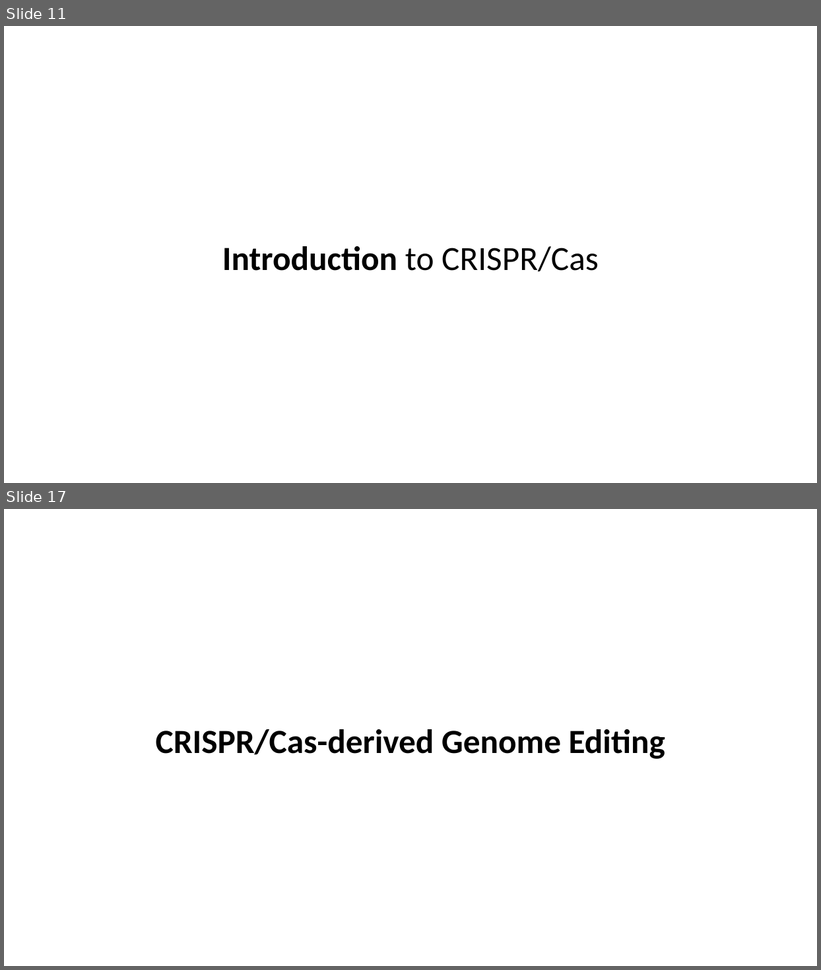
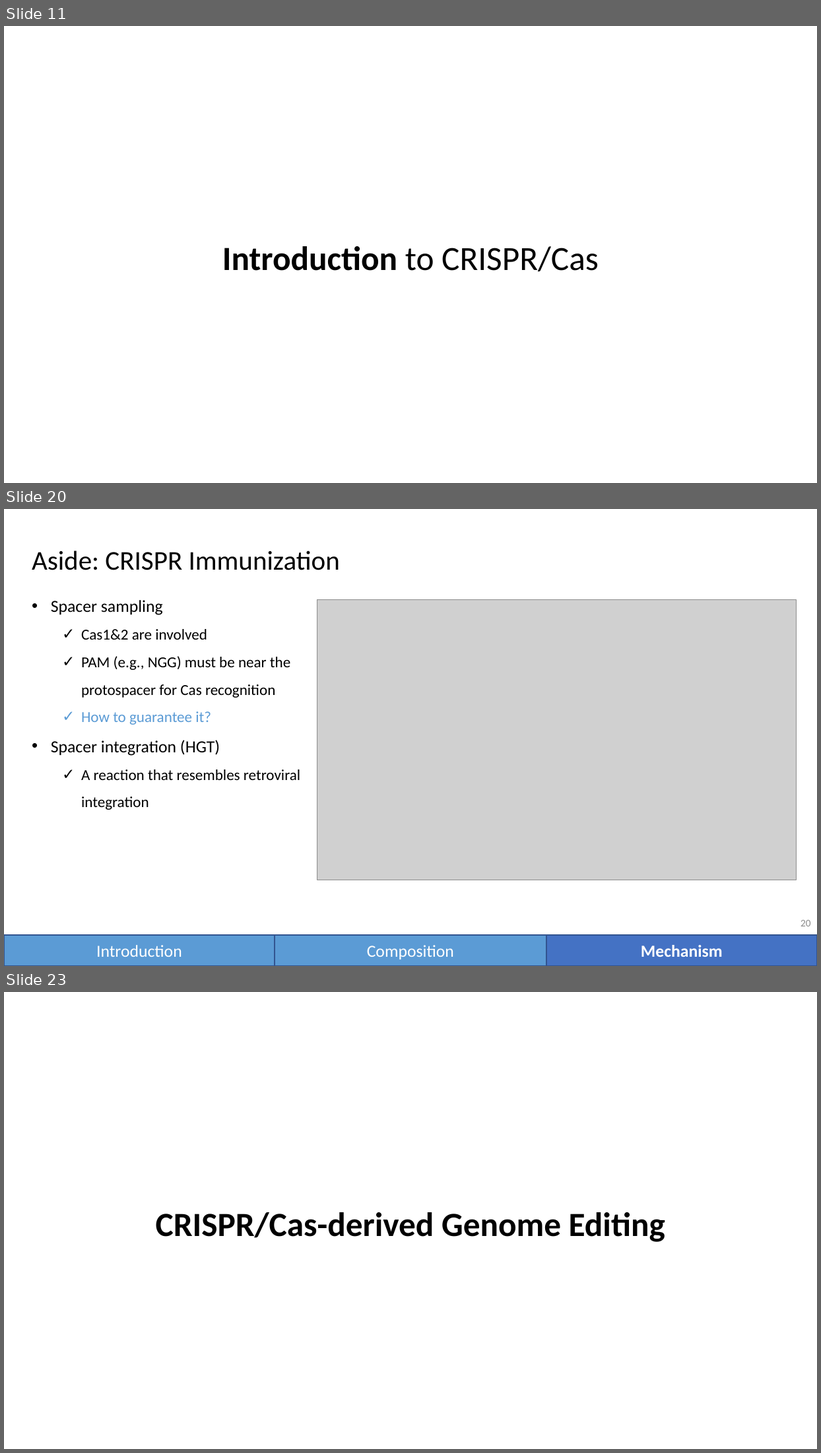
Before and after one commit to vwOvOwv/PKU-Undergraduate-Course, a slide deck: 遗传学(Genetics)/讨论课/Topic-3_遗传学技术/CRISPR-Cas.pptx. Shown one above the other, each under a label of ours: slides 11 and 17 before the commit, slides 11, 20 and 23 after it; the slides between them are not shown. The pictures are 821x970 and 821x1453 pixels, drawn with LibreOffice and Linux fonts; fonts in the diff are those of the drawing; grey boxes stand for pictures. Boxes give left, top, right and bottom in pixels: in the first picture for what was removed or moved away, otherwise in the second. Text is boxed around its words. In the diff, an @@ line names an element or a change of style, - is before the commit and + after.

```diff
--- a/遗传学(Genetics)/讨论课/Topic-3_遗传学技术/CRISPR-Cas.pptx
+++ b/遗传学(Genetics)/讨论课/Topic-3_遗传学技术/CRISPR-Cas.pptx
@@ slide 20 added at bbox=[4, 509, 817, 966], background #FFFFFF @@
@@ text added at bbox=[32, 551, 340, 570], 32 pt, text #000000 @@
+Aside: CRISPR Immunization
@@ text added at bbox=[51, 600, 300, 810], 18 pt, text #000000 @@
+• Spacer sampling
+  ✓ Cas1&2 are involved
+  ✓ PAM (e.g., NGG) must be near the protospacer for Cas recognition
+  ✓ How to guarantee it?
+• Spacer integration (HGT)
+  ✓ A reaction that resembles retroviral integration
@@ picture added at bbox=[317, 600, 797, 881] @@
@@ page number added at bbox=[801, 920, 811, 927], 12 pt, text #8C8C8C @@
+20
@@ rectangle added at bbox=[4, 935, 275, 966], fill #5B9BD5, outline #325491 1 pt, 20 pt, text #FFFFFF @@
+Introduction
@@ rectangle added at bbox=[275, 935, 547, 966], fill #5B9BD5, outline #325491 1 pt, 20 pt, text #FFFFFF @@
+Composition
@@ rectangle added at bbox=[547, 935, 817, 966], fill #4472C4, outline #325491 1 pt, 20 pt, text #FFFFFF, bold @@
+Mechanism
@@ what was slide 17 is now slide 23 @@
```
Also in this commit, not shown: 12 slides changed, 8 other slides added, 2 slides removed, 19 other files.
